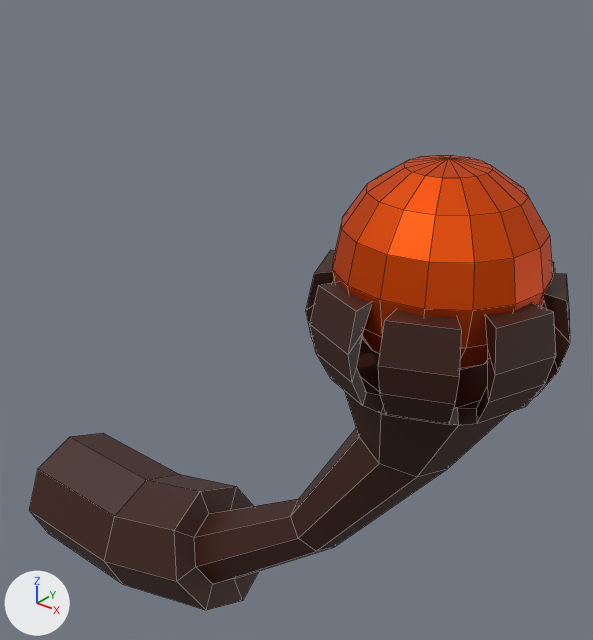
The FBX model Assets/Models/WallTorch.fbx as it was, and as the next commit left it.
Both versions are drawn from a camera (50 mm lens) standing at (4.85, -3.5, 4.58) and looking at (1.77, 0.36, 2.19). The axes (+X, +Y, +Z) are drawn at lower left. The lights are the same throughout. Mesh edges are drawn as thin lines. Where no turn or scale is listed for an object, it has been applied to the vertices. Vertices at the same position are counted once.

The scene before the commit, as lines of its bpy script (objects in view):
```python
mat_material_002 = principled_material('Material.002')
mat_material_002.base_color = (0.8, 0.0841, 0.0)  # orange #e75200
mat_material_002.metallic = 0.792
me_cylinder = bpy.data.meshes.new('Cylinder')
me_cylinder.from_pydata(...)  # 192 vertices, 186 faces; spans x -0.5..3.68, y -0.68..0.68, z -0.5..2.97
me_cylinder.materials.append(mat_material_001)  # brown #3b1a0d
me_sphere = bpy.data.meshes.new('Sphere')
me_sphere.from_pydata(...)  # a UV sphere (16 segments, 8 rings, poles along z) spanning x -0.554..0.554, y -0.554..0.554, z -0.554..0.554
me_sphere.materials.append(mat_material_002)  # orange #e75200
ob_cylinder = bpy.data.objects.new('Cylinder', me_cylinder)
ob_cylinder.location = (0.0, 0.0, 0.0)
ob_sphere = bpy.data.objects.new('Sphere', me_sphere)
ob_sphere.location = (2.99, 0.0, 3.007)
```
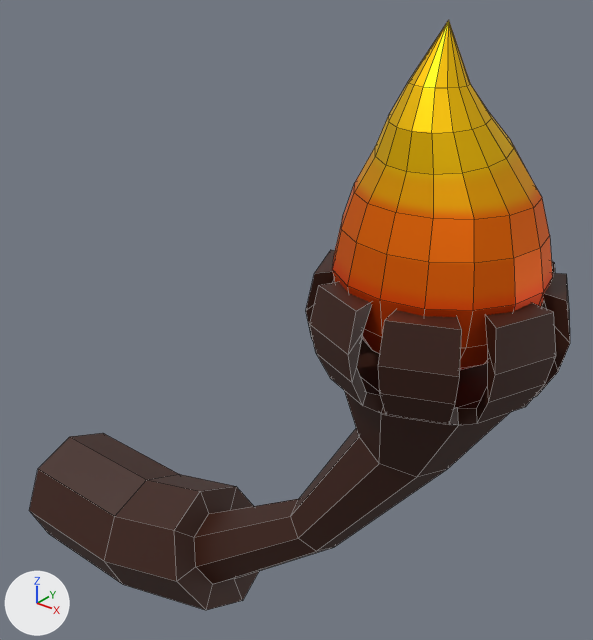
Where the newer file only moved an object's origin or applied its transform, the numbers keep the older frame.

The change, as a list of edits to the scene's bpy script:
```text
Add img_walltorchflametex_png:
    img_walltorchflametex_png = load_image('WallTorchFlameTex.png', 'WallTorchFlameTex.png', 1024, 1024, 'sRGB')
Change mat_material_002:
    remove mat_material_002.base_color = (0.8, 0.0841, 0.0)  # orange #e75200
    add mat_material_002.texture = img_walltorchflametex_png  # with its transparency
Change me_sphere:
    used by ob_sphere; location = (2.99, 0.0, 3.007)
    remove me_sphere.from_pydata(...)  # 114 vertices, 128 faces; spans x -0.554..0.554, y -0.554..0.554, z -0.554..0.554
    add me_sphere.from_pydata(...)  # 146 vertices, 160 faces; spans x -0.554..0.554, y -0.554..0.554, z -0.554..1.183
    me_sphere part 1
    1 vertex is removed from x 0.0, y 0.0, z 0.554
    16 faces are deleted
    32 vertices move from x -0.392..0.392, y -0.392..0.392, z 0.392..0.512 to x -0.454..0.454, y -0.454..0.454, z 0.395..0.668
    33 vertices are added at x -0.226..0.242, y -0.368..0.097, z 0.748..1.183
    48 new faces join them
    me_sphere part 2: 32 kept faces spanning x -0.512..0.512, y -0.512..0.512, z 0.212..0.668 get new texture (UV) coordinates
```

Changed parts and their boxes [x1, y1, x2, y2] in the pictures (593 x 640 px):
'Sphere', surface changed, reshaped (brown to orange, 62% taller)
    before: [332, 155, 553, 370]
    after: [332, 20, 553, 370]
part 1 of me_sphere, built on
    before: [404, 155, 493, 178]
    after: [375, 20, 513, 175]
part 2 of me_sphere, surface changed
    before: [341, 160, 549, 263]
    after: [341, 142, 550, 263]
